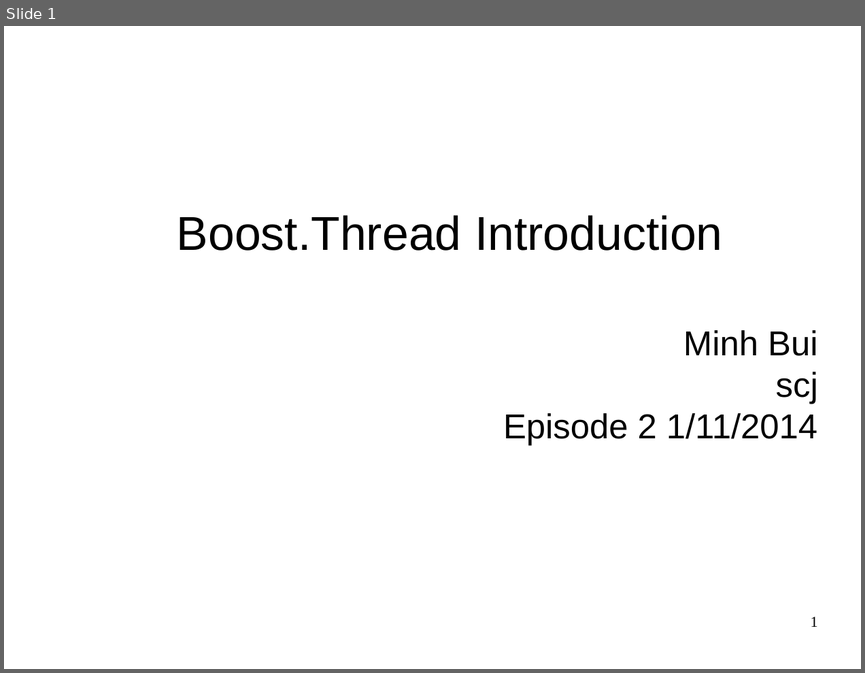
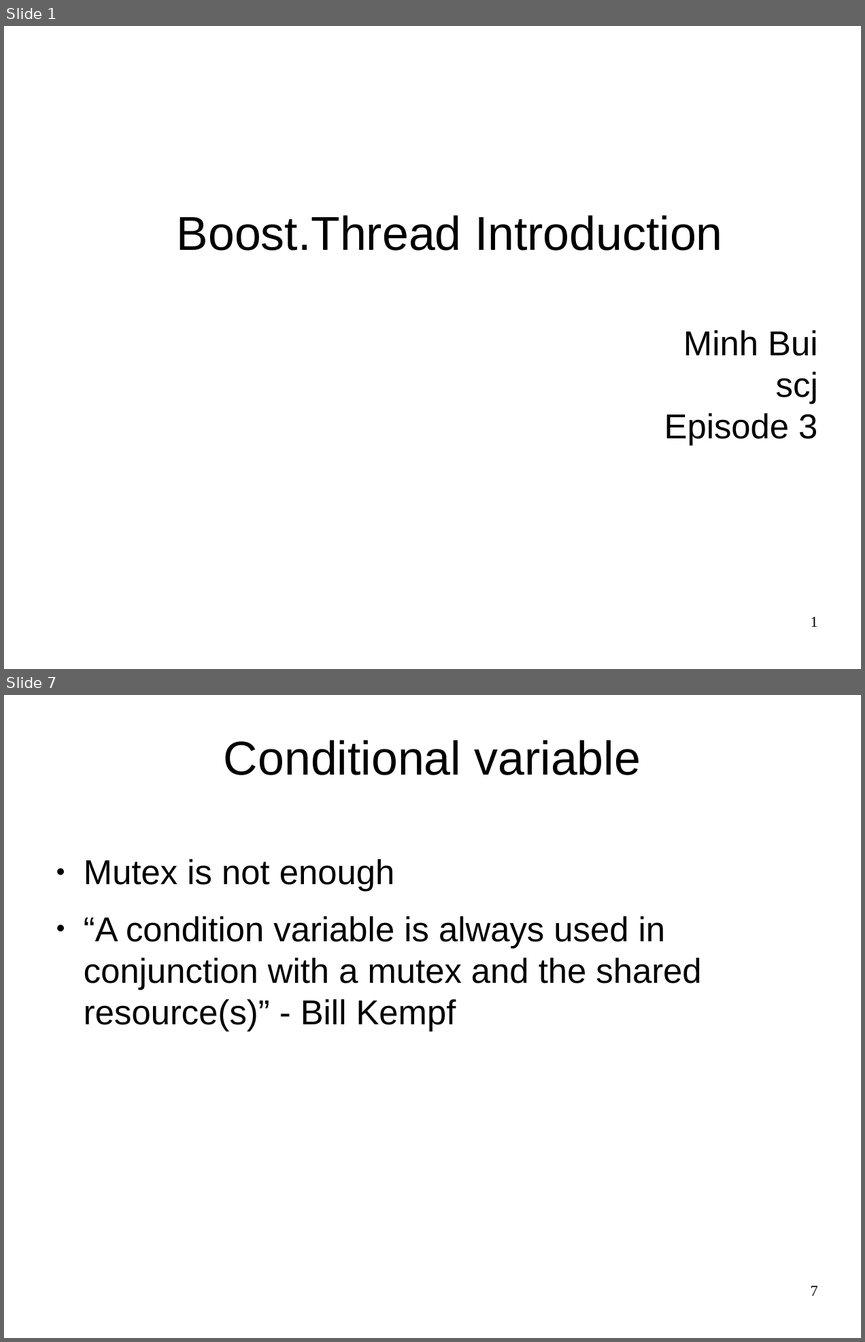
Before and after one commit to codengrow/scj, a slide deck: season1/episode3/Boost.thread-intro.odp. Shown one above the other, each under a label of ours: slide 1 before the commit, slides 1 and 7 after it; the slides between them are not shown. The pictures are 865x673 and 865x1342 pixels, drawn with LibreOffice and Linux fonts; fonts in the diff are those of the drawing; background and template pictures are left out. Boxes give left, top, right and bottom in pixels: in the first picture for what was removed or moved away, otherwise in the second. Text is boxed around its words. In the diff, an @@ line names an element or a change of style, - is before the commit and + after.

```diff
--- a/season1/episode3/Boost.thread-intro.odp
+++ b/season1/episode3/Boost.thread-intro.odp
@@ slide 7 added at [4,695,861,1338], background picture (left out) @@
@@ title added at [224,740,640,775], 44 pt, text #000000 @@
+Conditional variable
@@ text added at [84,859,701,1031], 32 pt, text #000000 @@
+● Mutex is not enough
+● “A condition variable is always used in conjunction with a mutex and the shared resource(s)” - Bill Kempf
@@ page number added at [810,1285,818,1295], 14 pt, text #000000 @@
+7
@@ slide 1 changed as well @@
@@ subtitle at [664,413,817,446]: text changed @@
-Episode 2 1/11/2014
+Episode 3
```
Also in this commit, not shown: 3 other slides changed, 3 other slides added, 4 slides removed.
